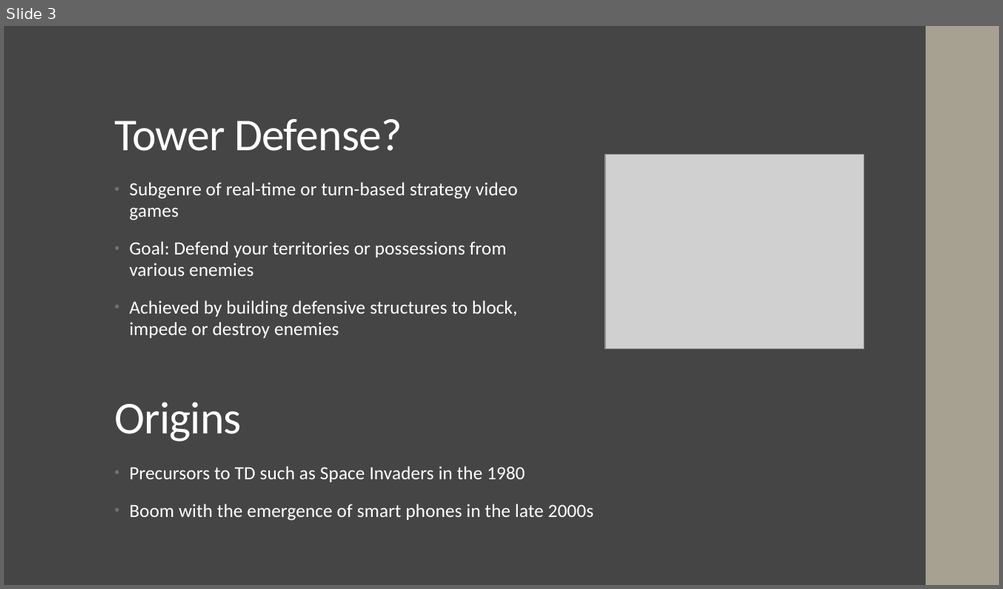
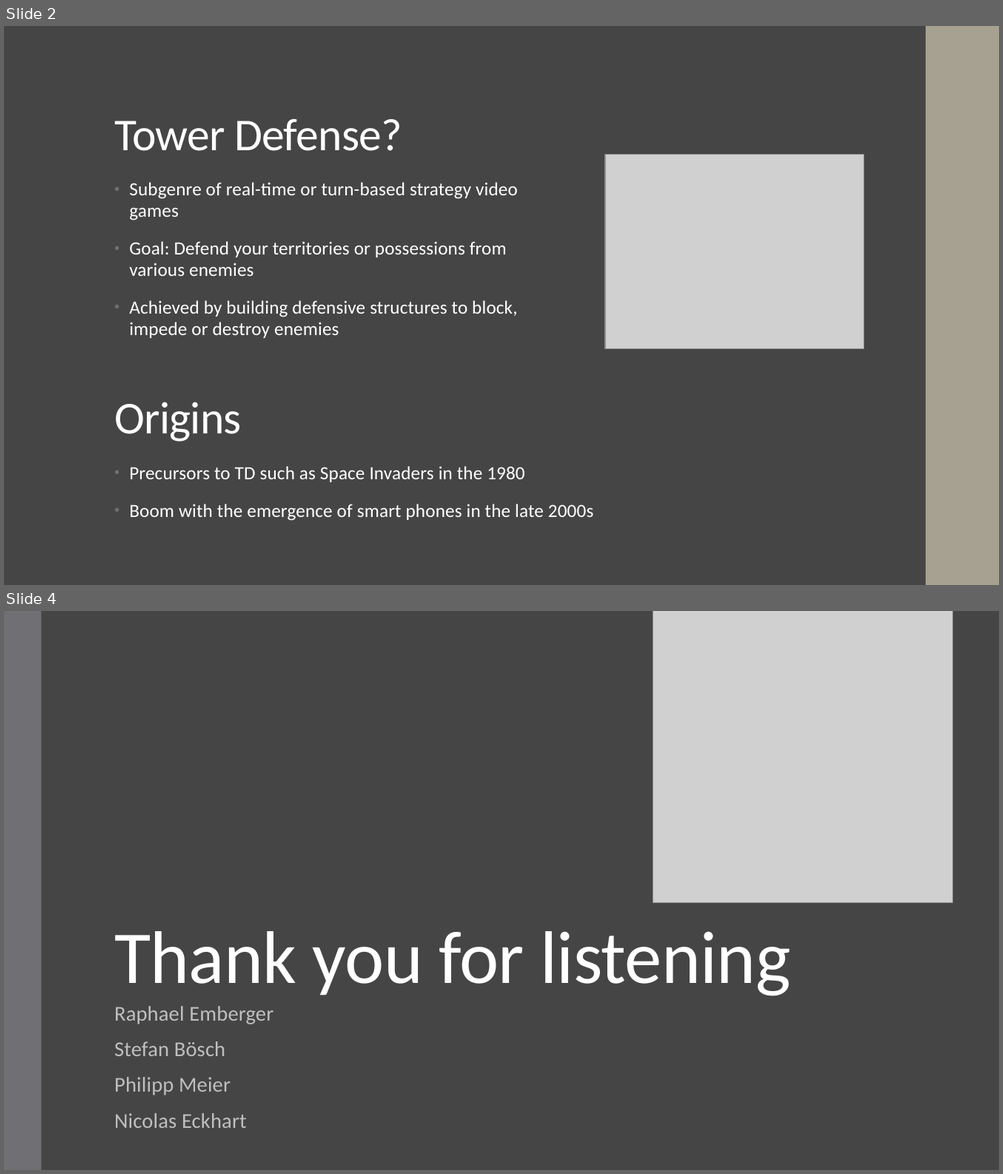
Before and after one commit to raember/Tower-Hopscotch, a slide deck: doc/Presentation.pptx. Shown one above the other, each under a label of ours: slide 3 before the commit, slides 2 and 4 after it; the slides between them are not shown. The pictures are 1003x589 and 1003x1174 pixels, drawn with LibreOffice and Linux fonts; fonts in the diff are those of the drawing; grey boxes stand for pictures. Boxes give left, top, right and bottom in pixels: in the first picture for what was removed or moved away, otherwise in the second. Text is boxed around its words. In the diff, an @@ line names an element or a change of style, - is before the commit and + after.

Commit message:
Added some slides to presentation

```diff
--- a/doc/Presentation.pptx
+++ b/doc/Presentation.pptx
@@ slide 4 added at (4, 611, 999, 1170), background #454545 @@
@@ rectangle added at (4, 611, 41, 1170), fill #6F6F74 @@
@@ picture added at (652, 611, 952, 903) @@
@@ title added at (114, 931, 790, 997), 72 pt, text #FFFFFF @@
+Thank you for listening
@@ subtitle added at (114, 1006, 273, 1128), 20.4 pt, text #BFBFBF @@
+Raphael Emberger
+Stefan Bösch
+Philipp Meier
+Nicolas Eckhart
@@ what was slide 3 is now slide 2 @@
```
Also in this commit, not shown: 2 slides changed.
